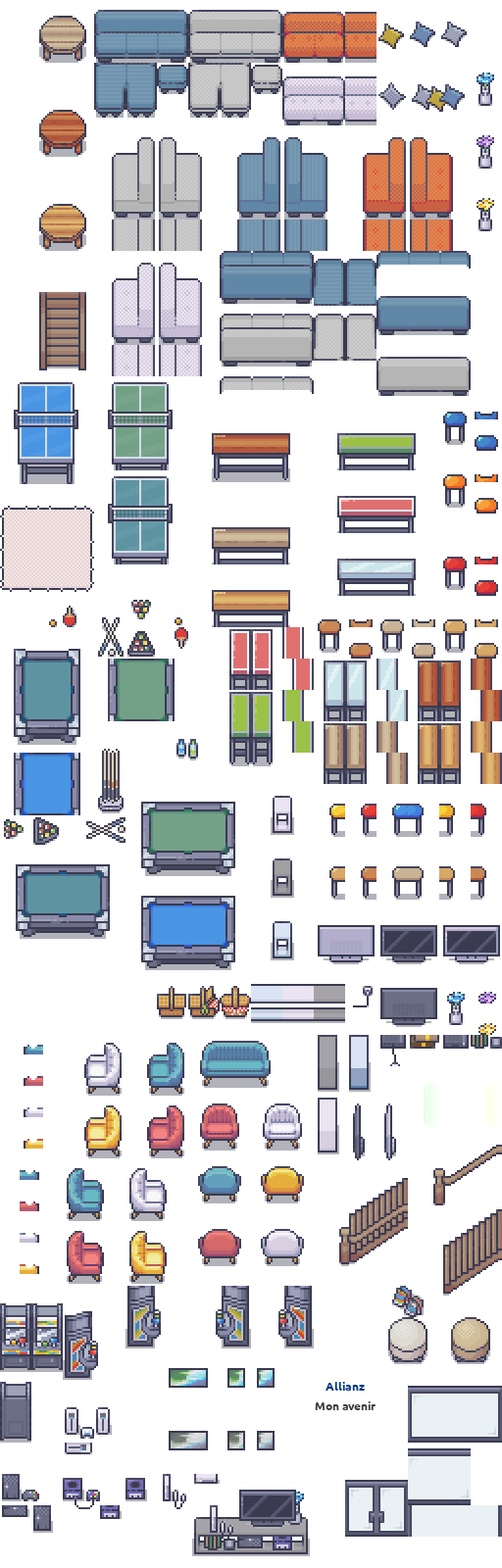
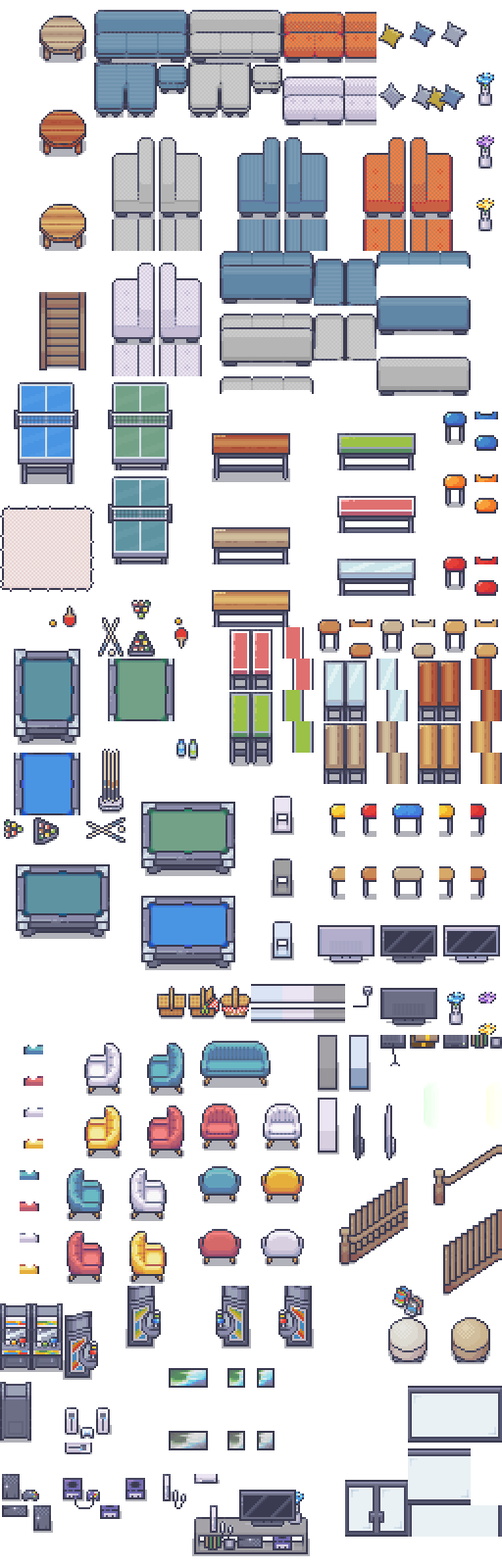
Layered file, before and after one edit (502x1568). Changes by layer:
removed layer "Allianz ..." over [314, 1381, 376, 1411]
